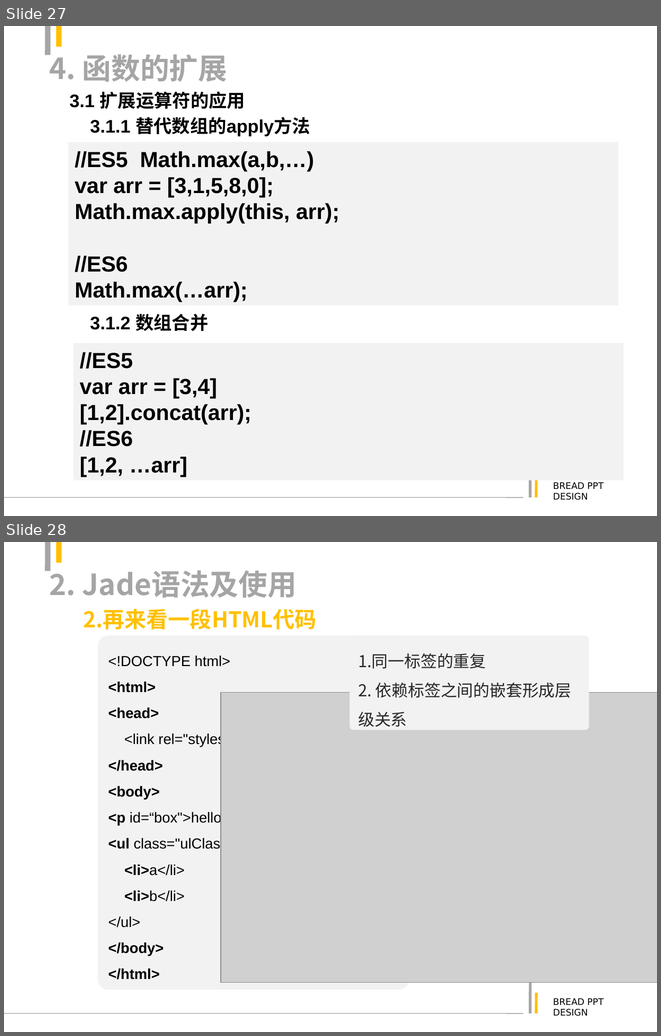
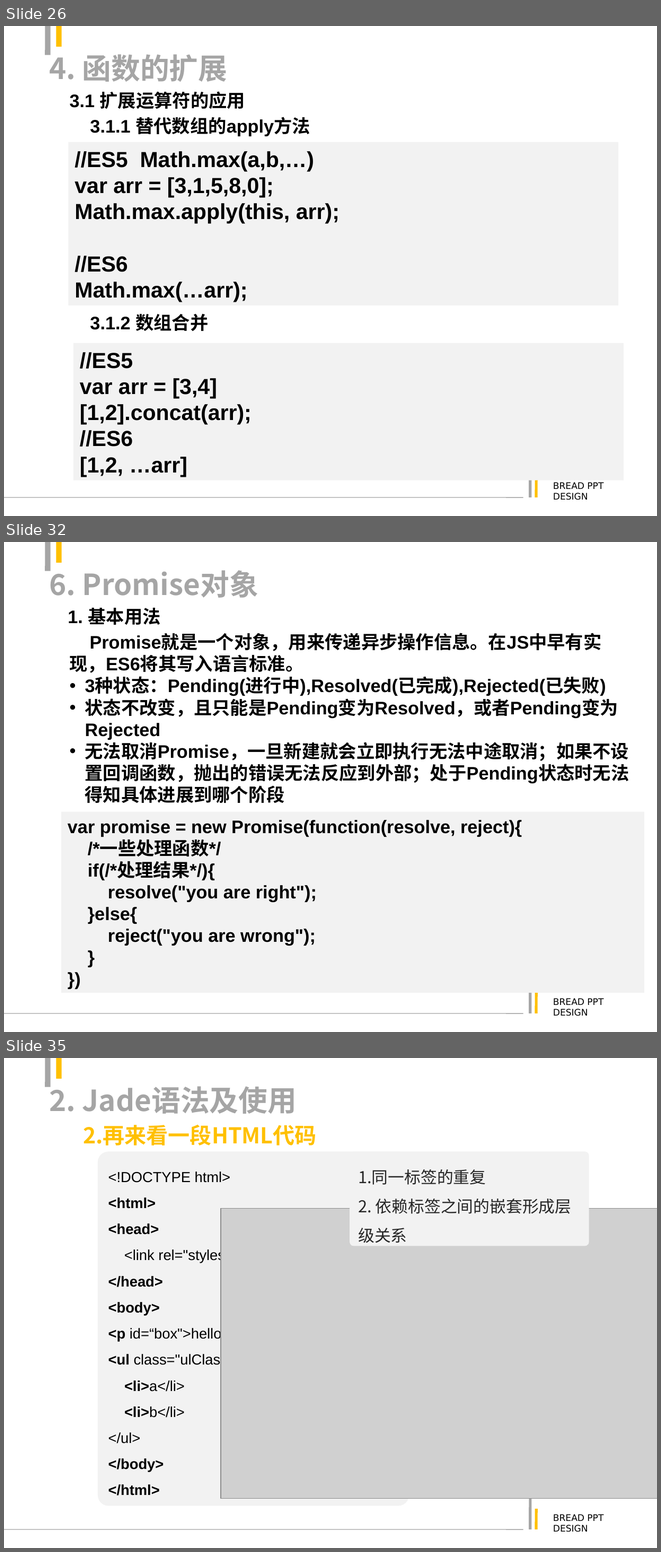
Before and after one commit to justforuse/psae-es6, a slide deck: es6.ppt. Shown one above the other, each under a label of ours: slides 27 and 28 before the commit, slides 26, 32 and 35 after it; the slides between them are not shown. The pictures are 661x1036 and 661x1552 pixels, drawn with LibreOffice and Linux fonts; fonts in the diff are those of the drawing; grey boxes stand for pictures. Boxes give left, top, right and bottom in pixels: in the first picture for what was removed or moved away, otherwise in the second. Text is boxed around its words. In the diff, an @@ line names an element or a change of style, - is before the commit and + after.

```diff
--- a/es6.ppt
+++ b/es6.ppt
@@ slide 32 added at <box>4,542,657,1032</box>, background #FFFFFF; not listed: 6 template elements that a slide beside it also shows @@
@@ title added at <box>49,565,258,598</box>, 32 pt, text #A5A5A5, bold @@
+6. Promise对象
@@ text added at <box>68,608,161,625</box>, 20 pt, text #000000, bold @@
+1. 基本用法
@@ text added at <box>70,634,629,784</box>, 20 pt, text #000000, bold @@
+Promise就是一个对象，用来传递异步操作信息。在JS中早有实现，ES6将其写入语言标准。
+• 3种状态：Pending(进行中),Resolved(已完成),Rejected(已失败)
+• 状态不改变，且只能是Pending变为Resolved，或者Pending变为Rejected
+• 无法取消Promise，一旦新建就会立即执行无法中途取消；如果不设置回调函数，抛出的错误无法反应到外部；处于Pending状态时无法得知具体进展到哪个阶段
@@ rectangle added at <box>61,812,645,992</box>, fill #F2F2F2, 20 pt, text #000000, bold @@
+var promise = new Promise(function(resolve, reject){
+/*一些处理函数*/
+if(/*处理结果*/){
+resolve("you are right");
+}else{
+reject("you are wrong");
+}
+})
@@ what was slide 27 is now slide 26 @@
@@ what was slide 28 is now slide 35 @@
```
Also in this commit, not shown: 1 slide changed, 6 other slides added, 3 other files.
